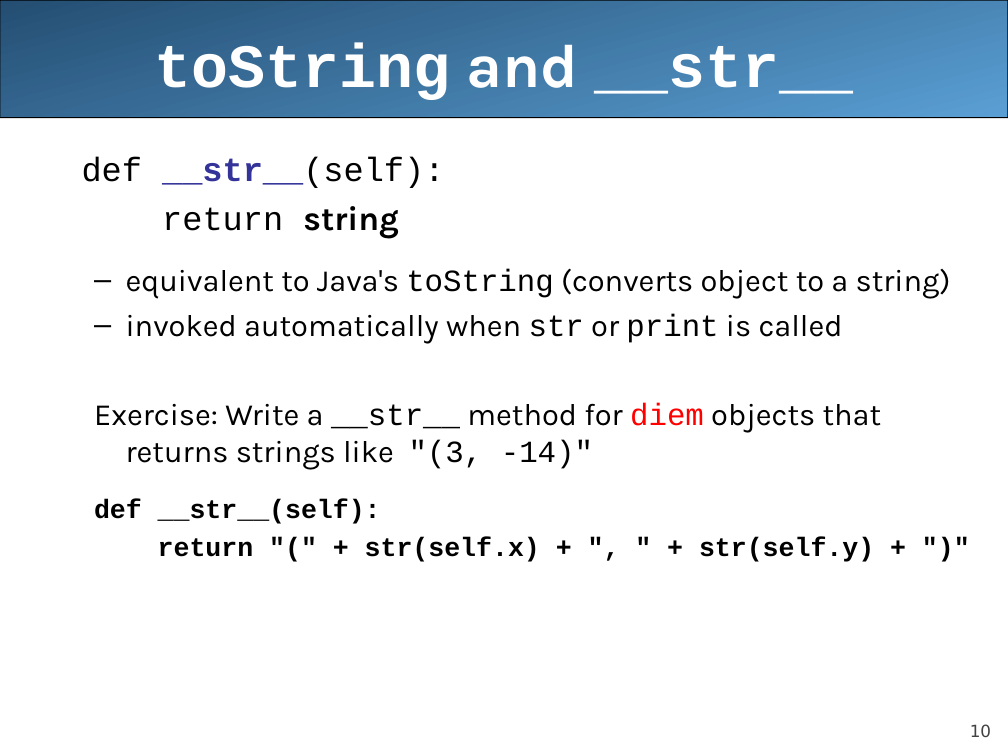
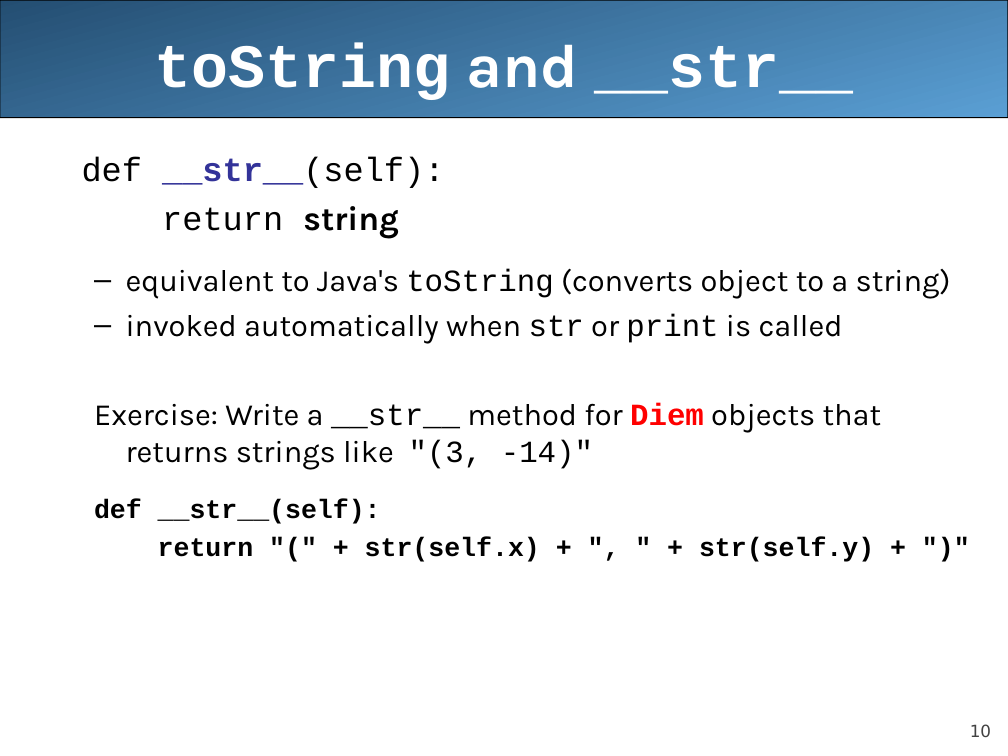
Before and after one commit to nhatngheeducation/python17032021, a slide deck: slide 10 of Python_08_OOP.ppt. Drawn at 1008x756 pixels with LibreOffice and Linux fonts; fonts in the diff are those of the drawing; background and template pictures are left out. Boxes give left, top, right and bottom in pixels: in the first picture for what was removed or moved away, otherwise in the second. Text is boxed around its words. In the diff, an @@ line names an element or a change of style, - is before the commit and + after.

```diff
--- a/Python_08_OOP.ppt
+++ b/Python_08_OOP.ppt
@@ text at [94,403,882,470]: text changed @@
-  Exercise: Write a __str__ method for diem objects that returns strings like "(3, -14)"
+  Exercise: Write a __str__ method for Diem objects that returns strings like "(3, -14)"
```
Also in this commit, not shown: 4 other slides changed, 8 other files.
